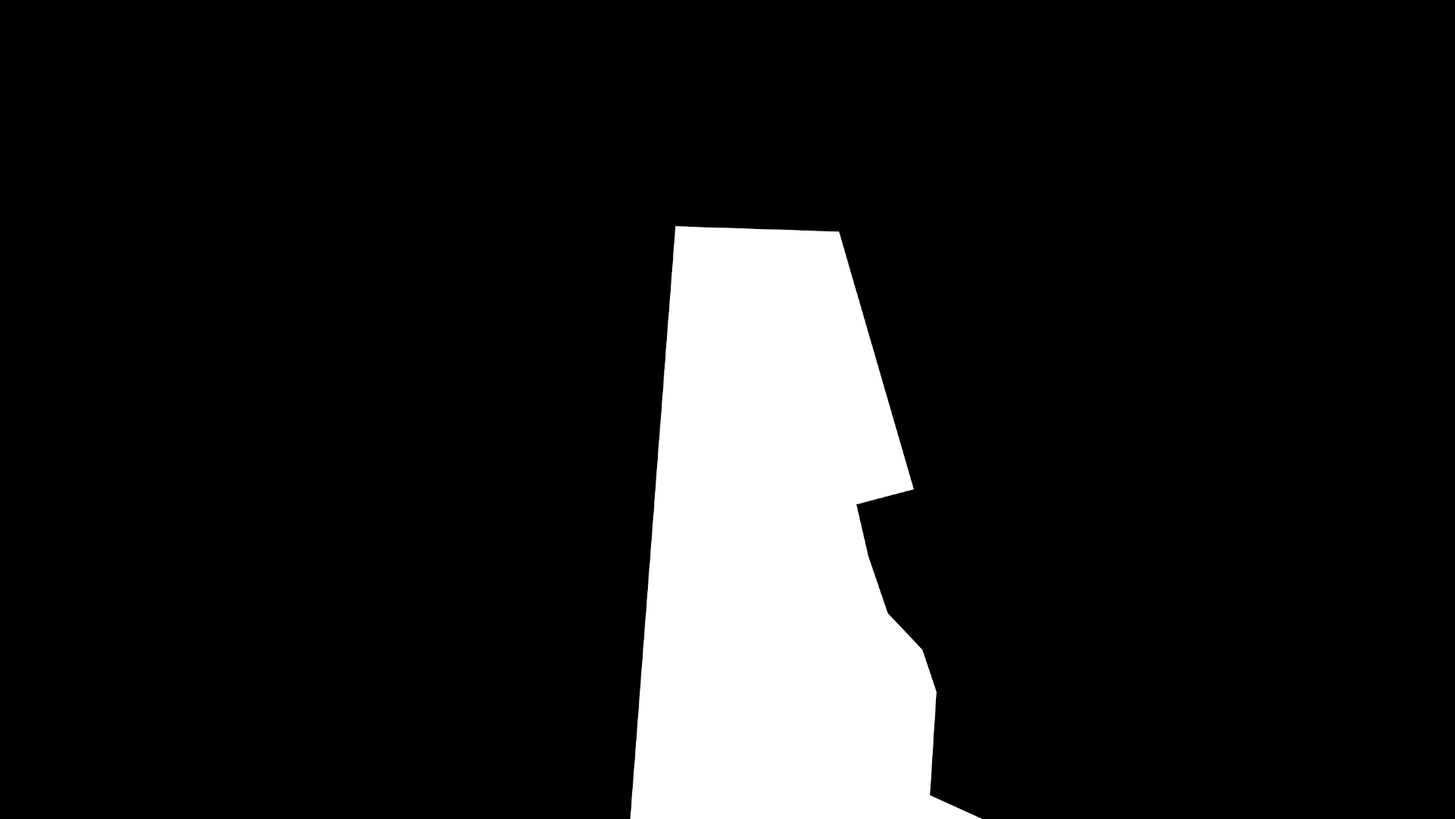
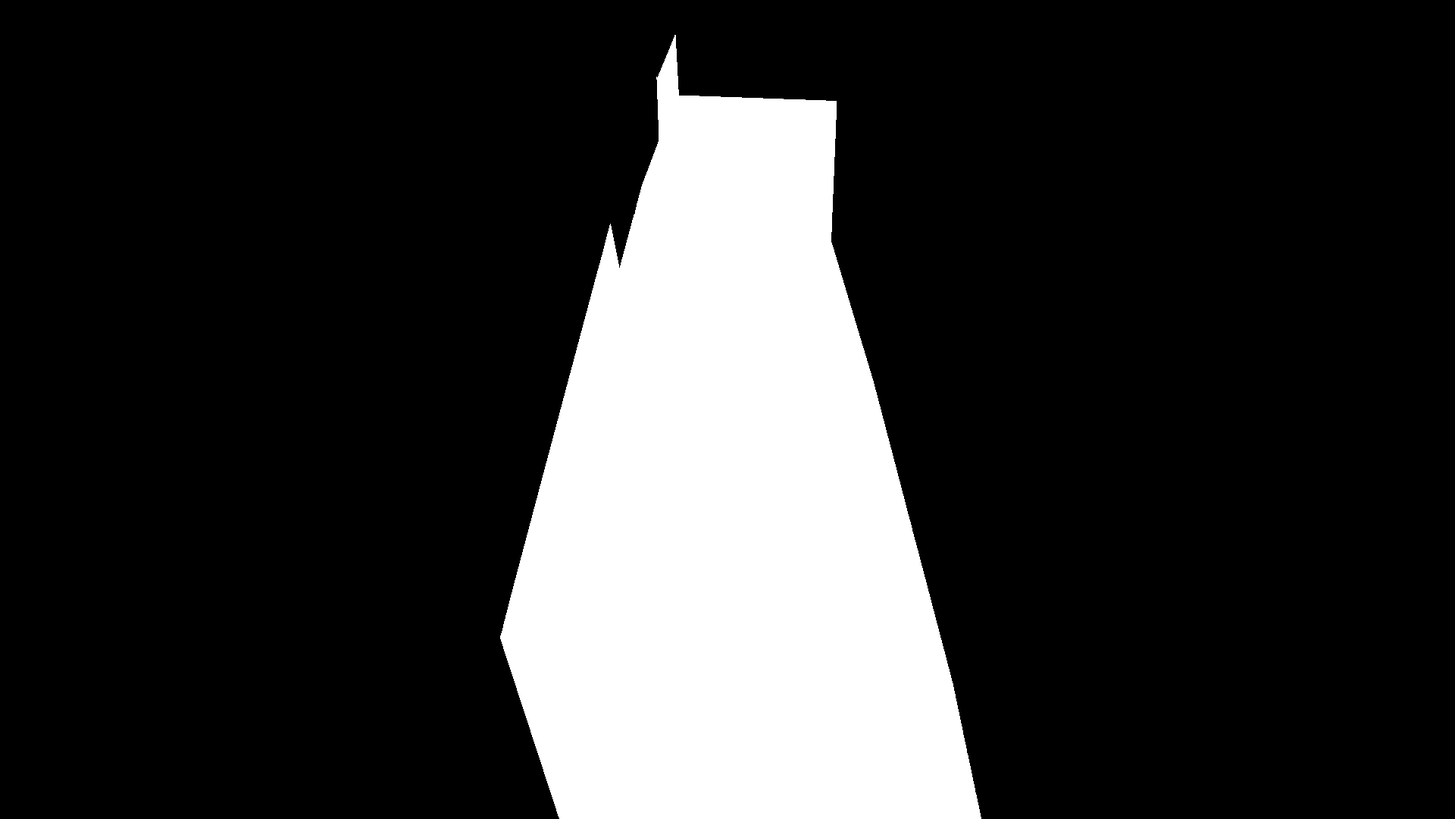
Layers edited between the first and the second 1455px x 819px image:
renamed "camera_FrontDoor.pgm" to "FrontDoor.jpeg", painted on it over box(500, 34, 983, 819)
